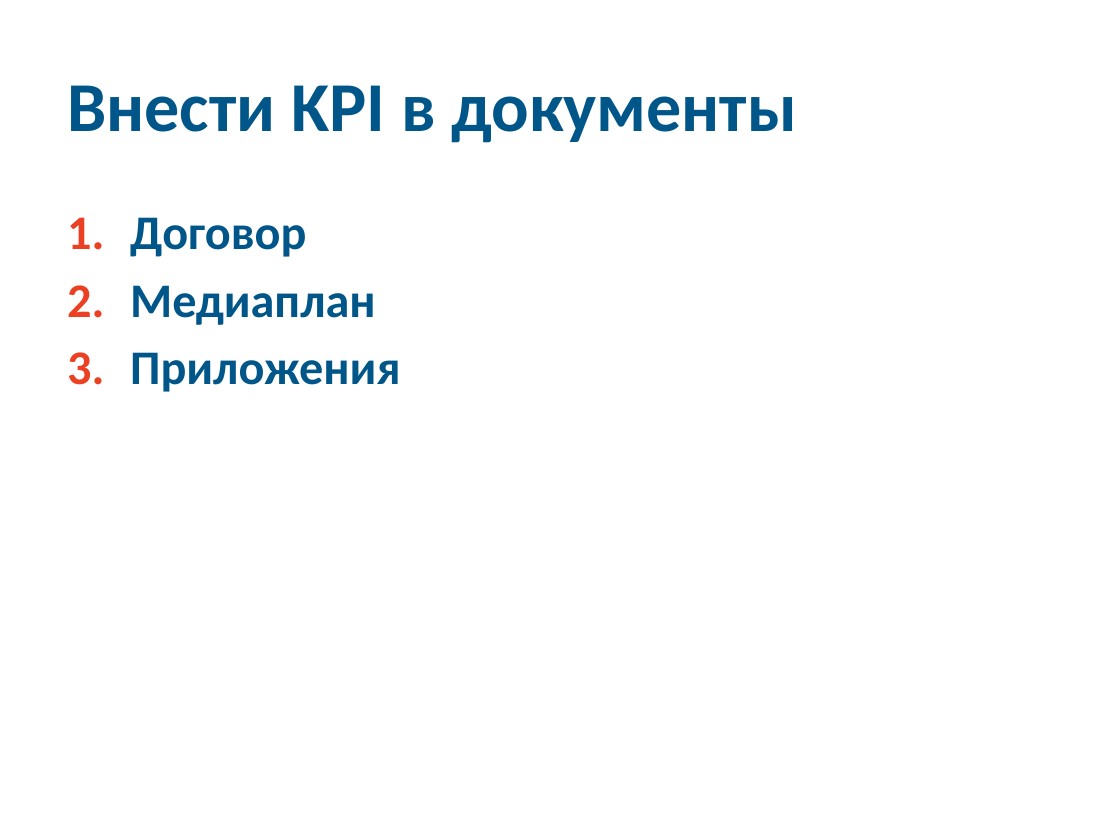
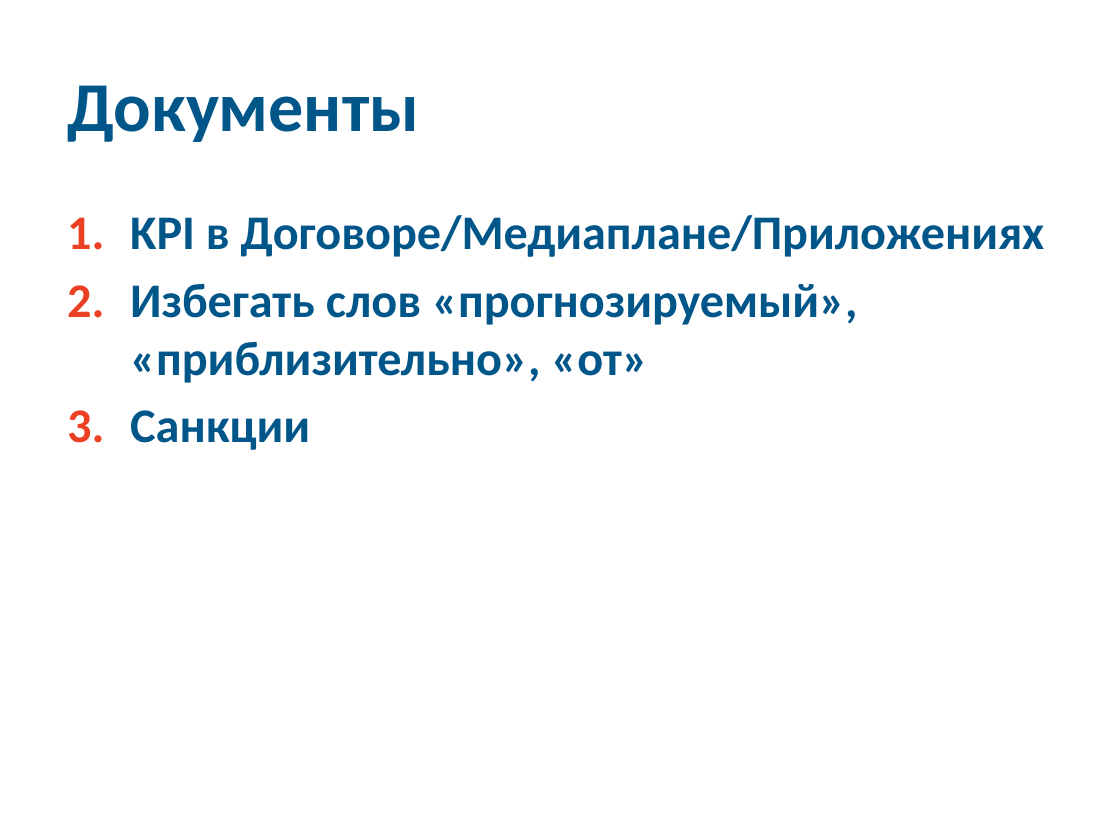
Before and after one commit to 2naive/2naive.github.io, a slide deck: slide 11 of ireklama.pptx. Drawn at 1120x840 pixels with LibreOffice and Linux fonts; fonts in the diff are those of the drawing. Boxes give left, top, right and bottom in pixels: in the first picture for what was removed or moved away, otherwise in the second. Text is boxed around its words. In the diff, an @@ line names an element or a change of style, - is before the commit and + after.

Commit message:
v2

```diff
--- a/ireklama.pptx
+++ b/ireklama.pptx
@@ title at [67, 85, 419, 142]: text changed @@
-Внести KPI в документы
+Документы
@@ text at [130, 215, 1045, 450]: text changed @@
-1. Договор
-2. Медиаплан
-3. Приложения
+1. KPI в Договоре/Медиаплане/Приложениях
+2. Избегать слов «прогнозируемый», «приблизительно», «от»
+3. Санкции
```
Also in this commit, not shown: 8 other slides changed, 3 slides added, 3 slides removed.
